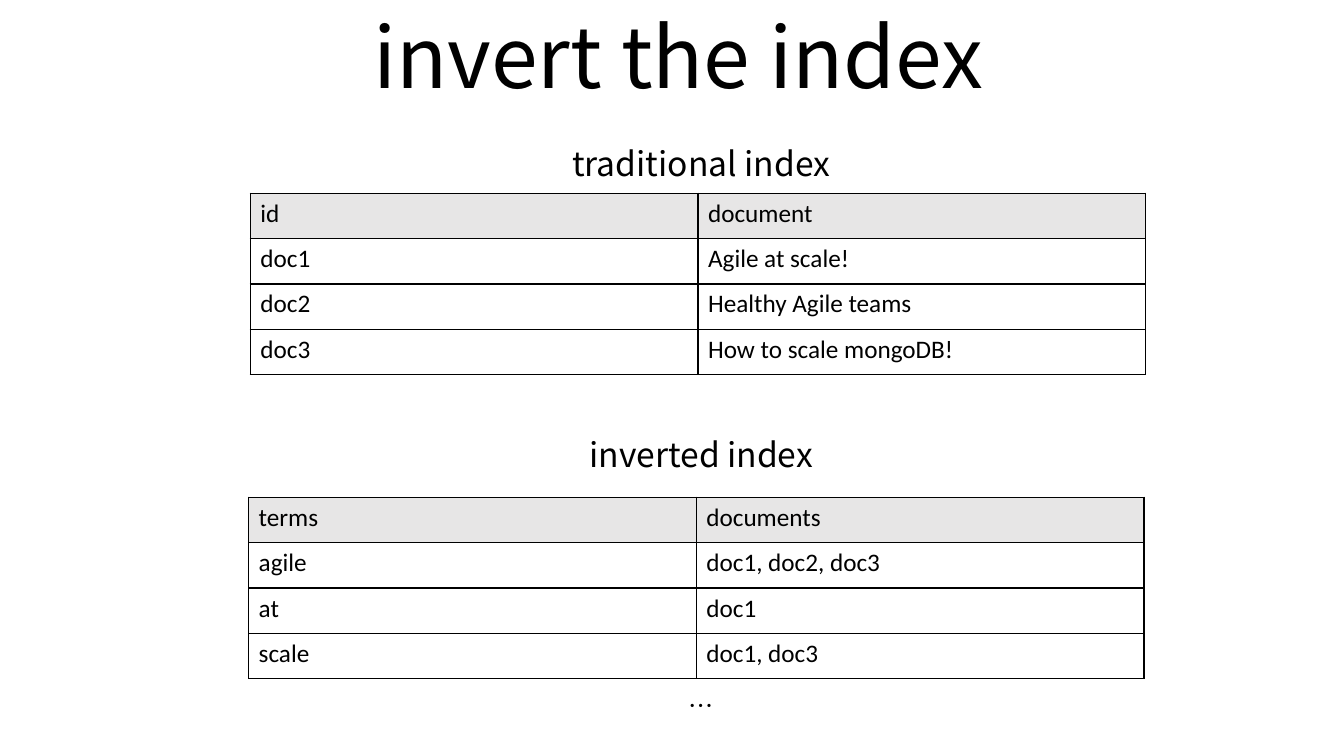
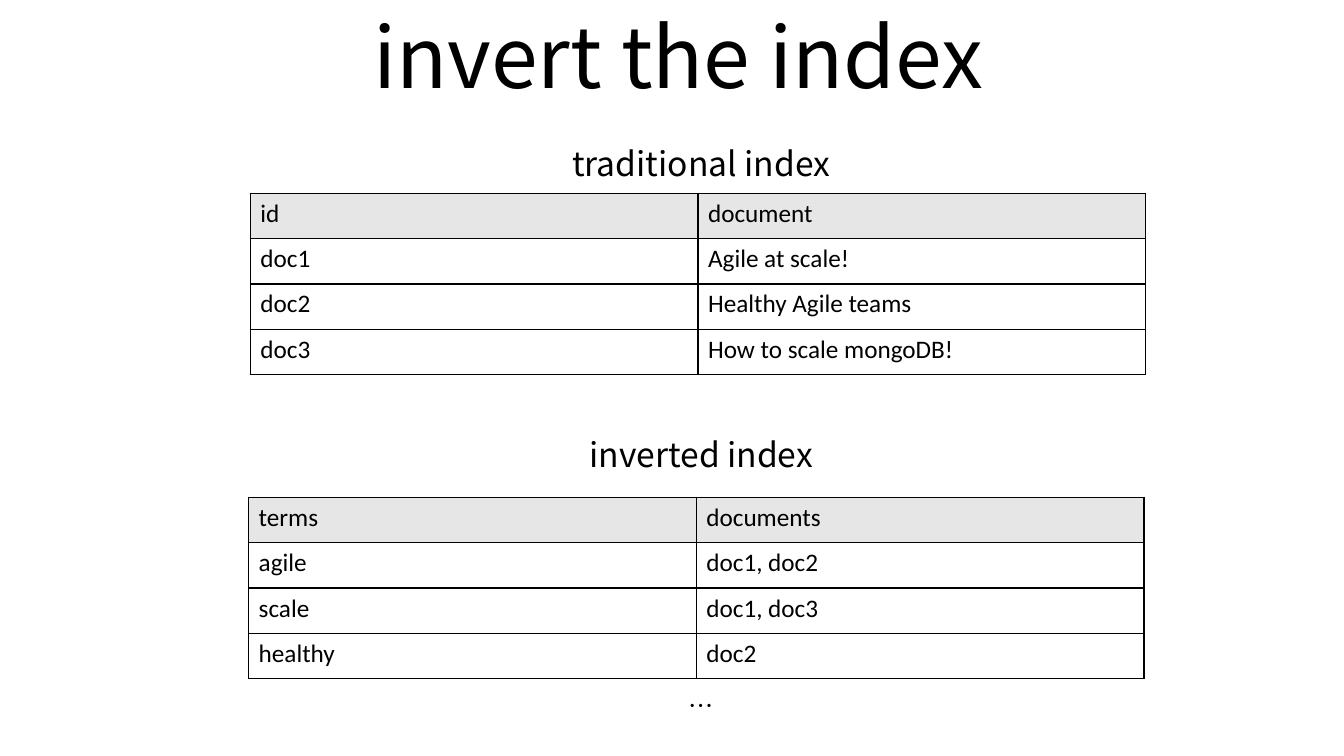
Before and after one commit to andypryor/start_your_search_engines, a slide deck: slide 6 of start_search_engines.pptx (slide 4 before the commit). Drawn at 1344x756 pixels with LibreOffice and Linux fonts; fonts in the diff are those of the drawing. Boxes give left, top, right and bottom in pixels: in the first picture for what was removed or moved away, otherwise in the second. Text is boxed around its words. In the diff, an @@ line names an element or a change of style, - is before the commit and + after.

```diff
--- a/start_search_engines.pptx
+++ b/start_search_engines.pptx
@@ table at bbox=[249, 497, 1144, 679] @@
-row 2: agile | doc1, doc2, doc3
-row 3: at | doc1
+row 2: agile | doc1, doc2
+row 4: healthy | doc2
```
Also in this commit, not shown: 2 other slides changed, 18 slides added, 3 slides removed, 1 other file.
